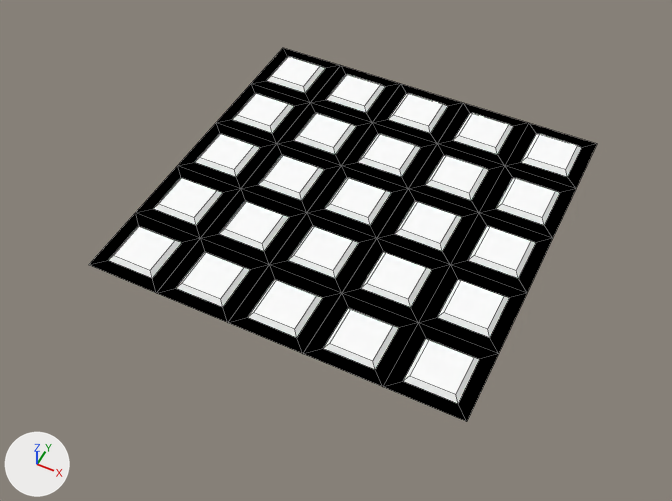
The Blender file __template_file__/seamless_pattern_blend.blend as it was, and as the next commit left it.
Rendered twice from a camera (50 mm lens) standing at (0.724, -1.579, 1.745) and looking at (-0.007, -0.116, -0.084). Lighting does not change. The marker at lower left points along +X, +Y and +Z. Mesh edges are drawn as thin lines.

In view in the first picture: 'Pattern Array'.
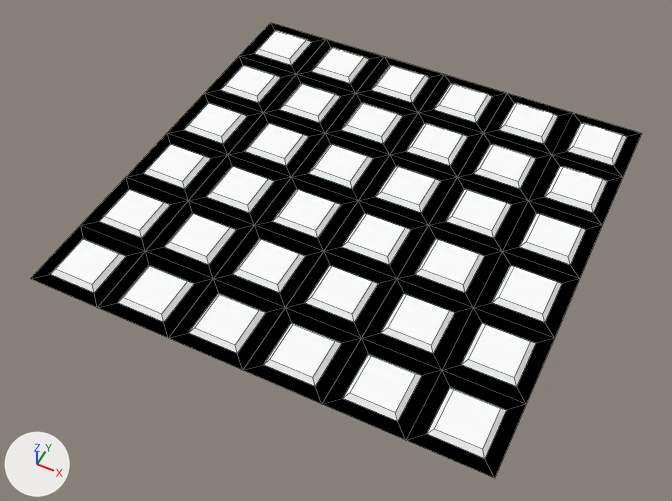
Diff of the bpy script that builds the scene:
```diff
--- a/__template_file__/seamless_pattern_blend.blend.py
+++ b/__template_file__/seamless_pattern_blend.blend.py
@@ ob_pattern_array @@
 ob_pattern_array = bpy.data.objects.new('Pattern Array', me_honeycomb)
-ob_pattern_array.location = (-0.5, 0.5, 0.0)
+ob_pattern_array.location = (-0.6, 0.6, 0.0)
 _m = ob_pattern_array.modifiers.new('Array', 'ARRAY')
-_m.count = 5
+_m.count = 6
 _m.constant_offset_displace = (0.0, 0.0, 0.0)
 _m = ob_pattern_array.modifiers.new('Array.001', 'ARRAY')
-_m.count = 5
+_m.count = 6
 _m.constant_offset_displace = (0.0, 0.0, 0.0)
```

Where the change shows, as pixel boxes [x1, y1, x2, y2] in the pictures (672 x 501 px):
'Pattern Array', moved, modifiers changed: before [89, 48, 597, 422]; after [31, 23, 642, 478]
